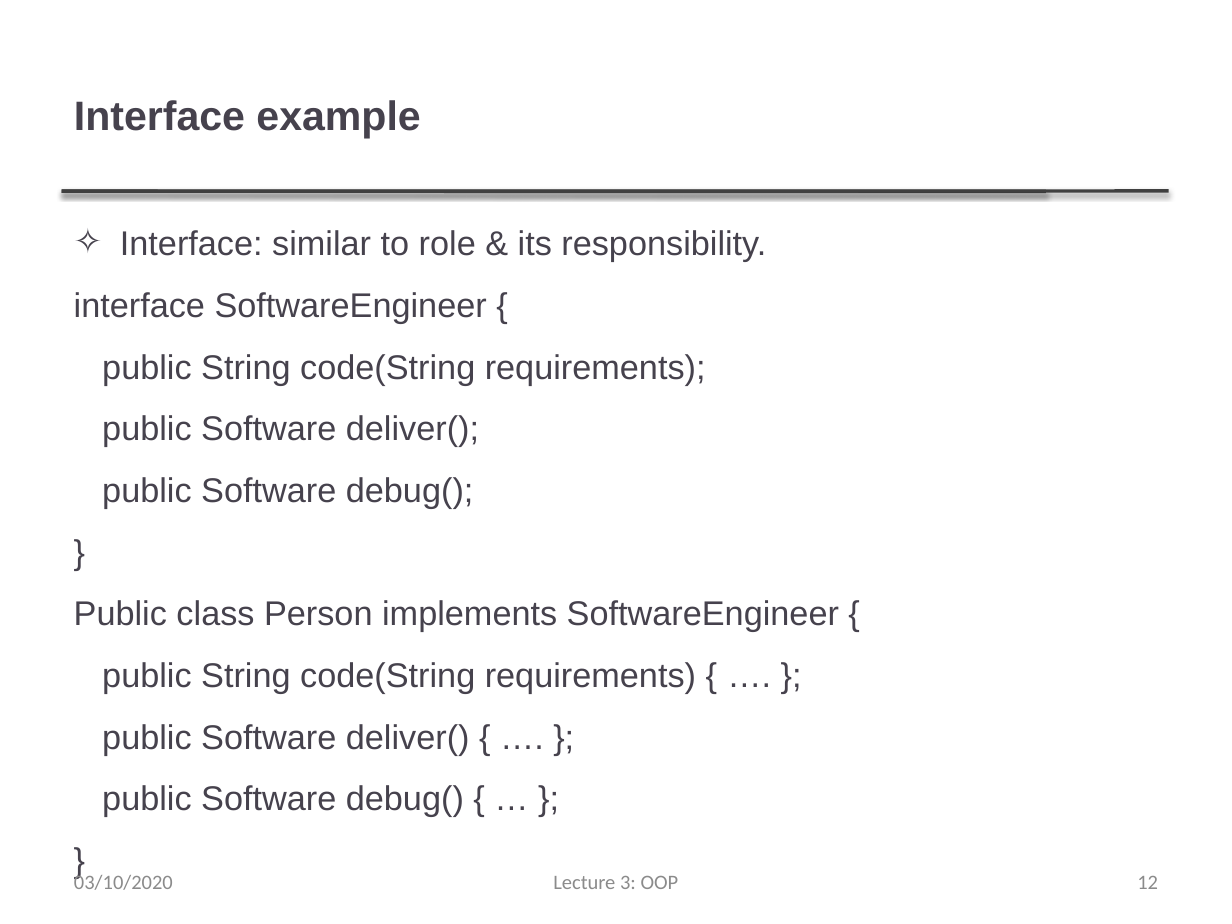
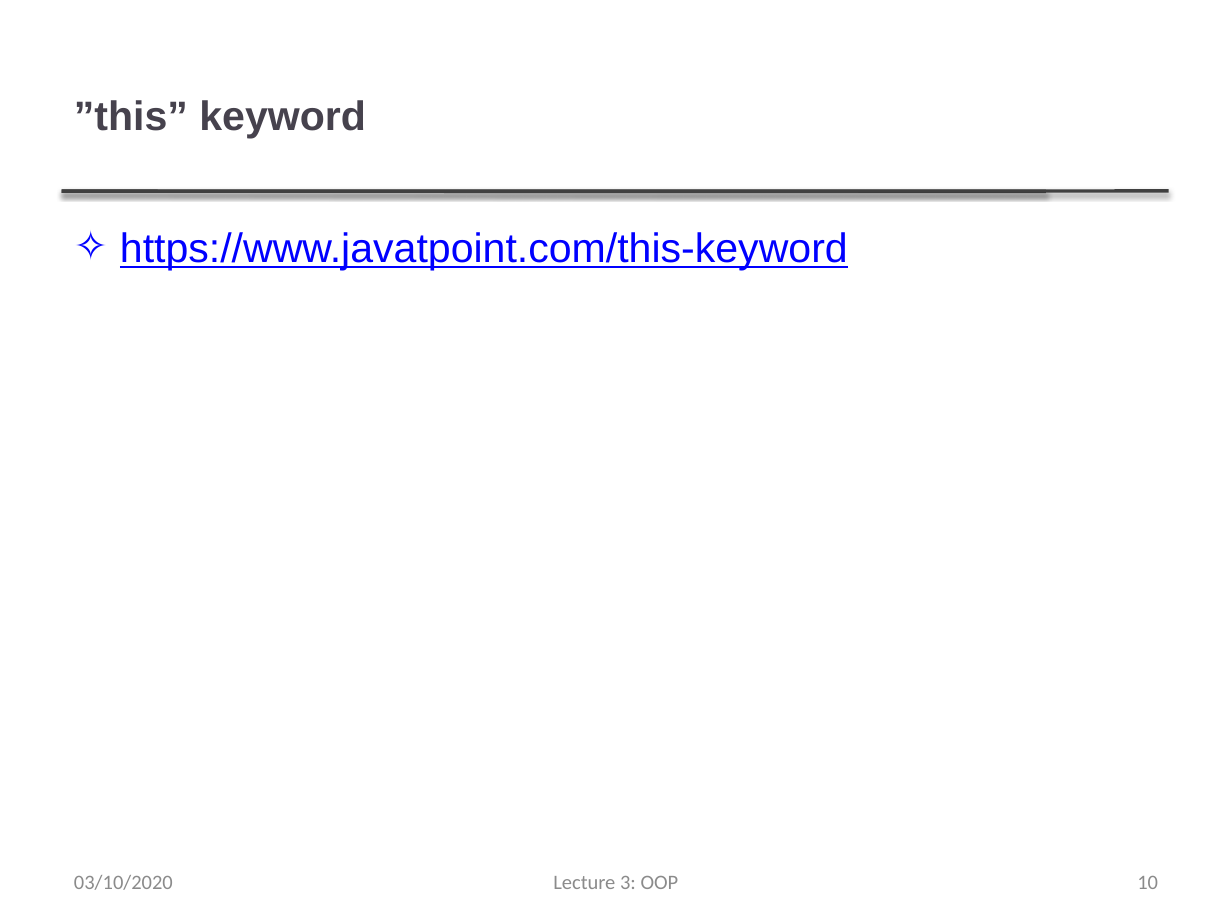
Before and after one commit to thanqminh/thanqminh.github.io, a slide deck: slide 10 of courses/oopjava/lecture3.pptx (slide 12 before the commit). Drawn at 1232x924 pixels with LibreOffice and Linux fonts; fonts in the diff are those of the drawing. Boxes give left, top, right and bottom in pixels: in the first picture for what was removed or moved away, otherwise in the second. Text is boxed around its words. In the diff, an @@ line names an element or a change of style, - is before the commit and + after.

Commit message:
update slides

```diff
--- a/courses/oopjava/lecture3.pptx
+++ b/courses/oopjava/lecture3.pptx
@@ title at [74,100,366,138]: text changed @@
-Interface example
+”this” keyword
@@ text at [120,232,848,271]: text changed; size 20 to 24 pt; text colour #46424D to #0000FF @@
-✧ Interface: similar to role & its responsibility.
-interface SoftwareEngineer {
-public String code(String requirements);
-public Software deliver();
-public Software debug();
-}
-Public class Person implements SoftwareEngineer {
-public String code(String requirements) { …. };
-public Software deliver() { …. };
-public Software debug() { … };
-}
+✧ https://www.javatpoint.com/this-keyword
@@ page number at [1137,876,1158,889]: text changed @@
-12
+10
```
Also in this commit, not shown: 2 other slides changed, 6 slides removed, 1 other file.
